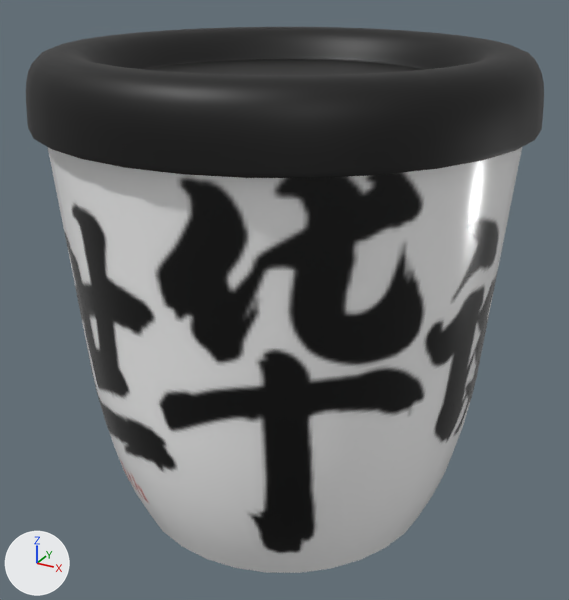
What one commit did to the glTF model public/models/1490.glb.
The view is the same before and after, from a 50 mm lens placed at (96.3, -174.8, 80.2), pointed at (1.0, -1.6, -6.4). The lights are fixed; the arrows at lower left show +X, +Y and +Z. The older version comes first. Where no turn or scale is listed for an object, it has been applied to the vertices.

The first picture shows '盖子', '贴图'.
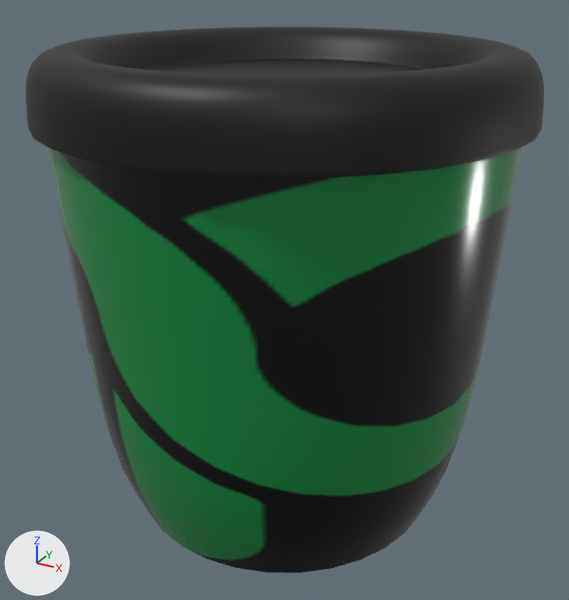
What the commit changed:
Picture 'AP_Watermark' (img_ap_watermark) is new.
Material 'Material #28' (mat_material__28) changes its picture from img_9d833ae5_d858_456a_aeec_f62d0e840bcf to img_ap_watermark.

Changed parts and their boxes [x1, y1, x2, y2] in the pictures (569 x 600 px):
'贴图', surface changed: [48, 147, 522, 573] in both
